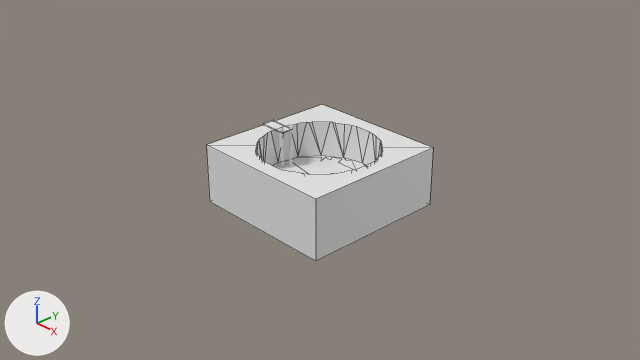
The Blender file assets/models/lake_dock.blend: old version first, new version second.
Both versions are drawn from the file's camera 'Camera'. The lights are fixed; the arrows at lower left show +X, +Y and +Z. The older version comes first. Mesh edges are drawn as thin lines on the coarser meshes.
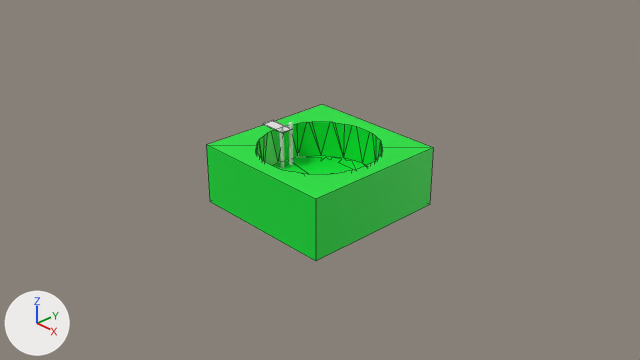
Location of each change, [x1, y1, x2, y2] in pixels of the pictures (640 x 360 px):
'Cube', surface changed (white to green)
    both: [206, 104, 433, 261]

Edits to the bpy script that builds the scene:
```text
Add img_grass_texture_png:
    img_grass_texture_png = load_image('grass_texture.png', '../sprites/grass_texture.png', 64, 64, 'sRGB')
Change mat_material:
    remove mat_material.base_color = (0.8, 0.8, 0.8)  # white #e7e7e7
    add mat_material.texture = img_grass_texture_png
```
